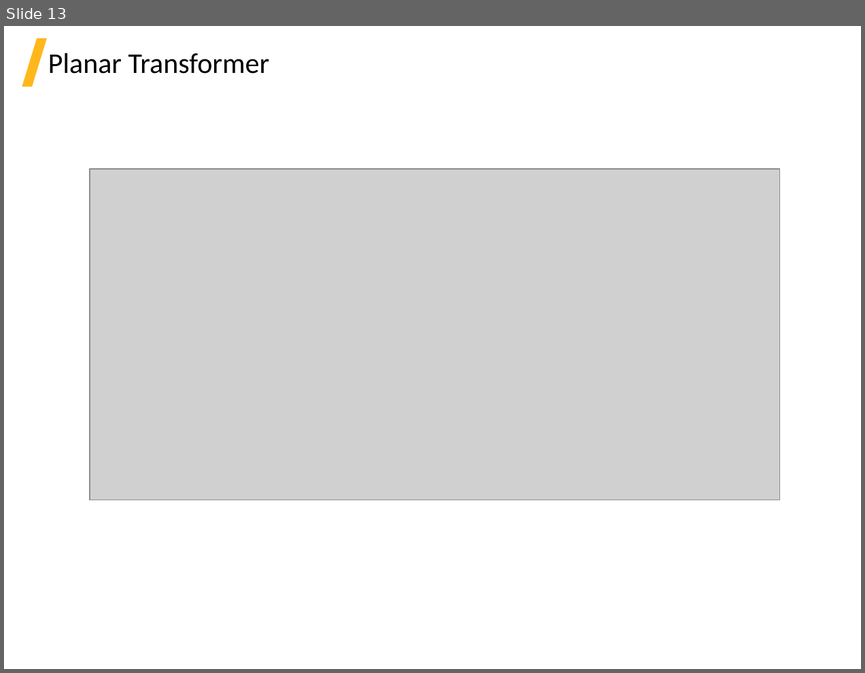
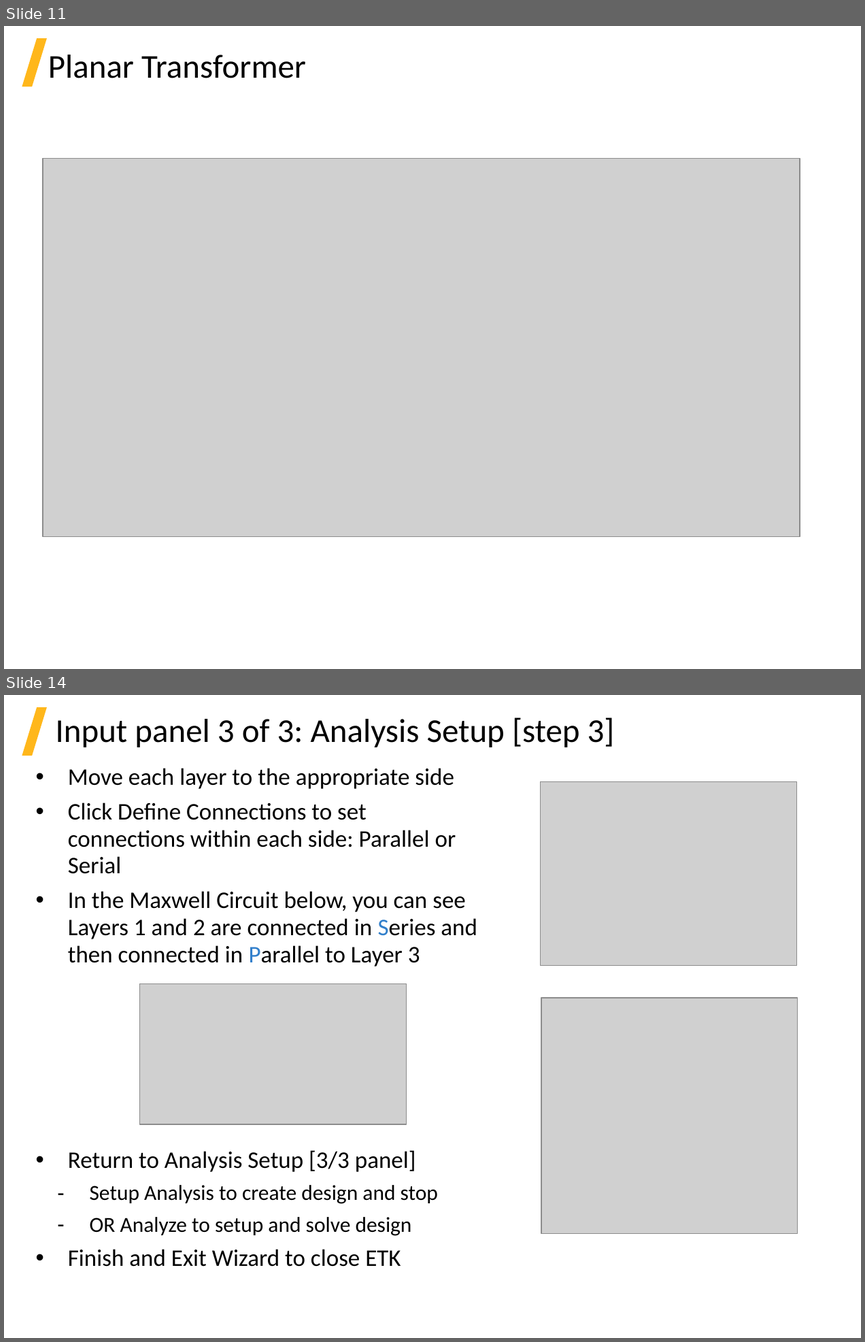
Before and after one commit to beliaev-maksim/ansys-electronic-transformer, a slide deck: help_source(internal)/ETK_2021R1.pptx. Shown one above the other, each under a label of ours: slide 13 before the commit, slides 11 and 14 after it; the slides between them are not shown. The pictures are 865x673 and 865x1342 pixels, drawn with LibreOffice and Linux fonts; fonts in the diff are those of the drawing; grey boxes stand for pictures; background and template pictures are left out. Boxes give left, top, right and bottom in pixels: in the first picture for what was removed or moved away, otherwise in the second. Text is boxed around its words. In the diff, an @@ line names an element or a change of style, - is before the commit and + after.

```diff
--- a/help_source(internal)/ETK_2021R1.pptx
+++ b/help_source(internal)/ETK_2021R1.pptx
@@ slide 14 added at bbox=[4, 695, 861, 1338], background picture (left out); not listed: 1 template element that a slide beside it also shows @@
@@ title added at bbox=[56, 717, 615, 747], 28 pt, text #000000 @@
+Input panel 3 of 3: Analysis Setup [step 3]
@@ text added at bbox=[68, 768, 477, 1266], 20 pt, text #000000 @@
+• Move each layer to the appropriate side
+• Click Define Connections to set connections within each side: Parallel or Serial
+• In the Maxwell Circuit below, you can see Layers 1 and 2 are connected in Series and then connected in Parallel to Layer 3
+• Return to Analysis Setup [3/3 panel]
+      – Setup Analysis to create design and stop
+      – OR Analyze to setup and solve design
+• Finish and Exit Wizard to close ETK
@@ picture added at bbox=[541, 781, 797, 965] @@
@@ picture added at bbox=[139, 984, 406, 1124] @@
@@ picture added at bbox=[541, 998, 798, 1233] @@
@@ what was slide 13 is now slide 11 @@
@@ slide 11 changed as well @@
@@ text "Planar Transformer" at bbox=[48, 55, 306, 78]: size 24 to 28 pt @@
@@ picture: place and size @@
-picture at bbox=[90, 169, 779, 500]
+picture at bbox=[43, 158, 799, 537]
```
Also in this commit, not shown: 18 other slides changed, 2 slides removed, 8 other files.
